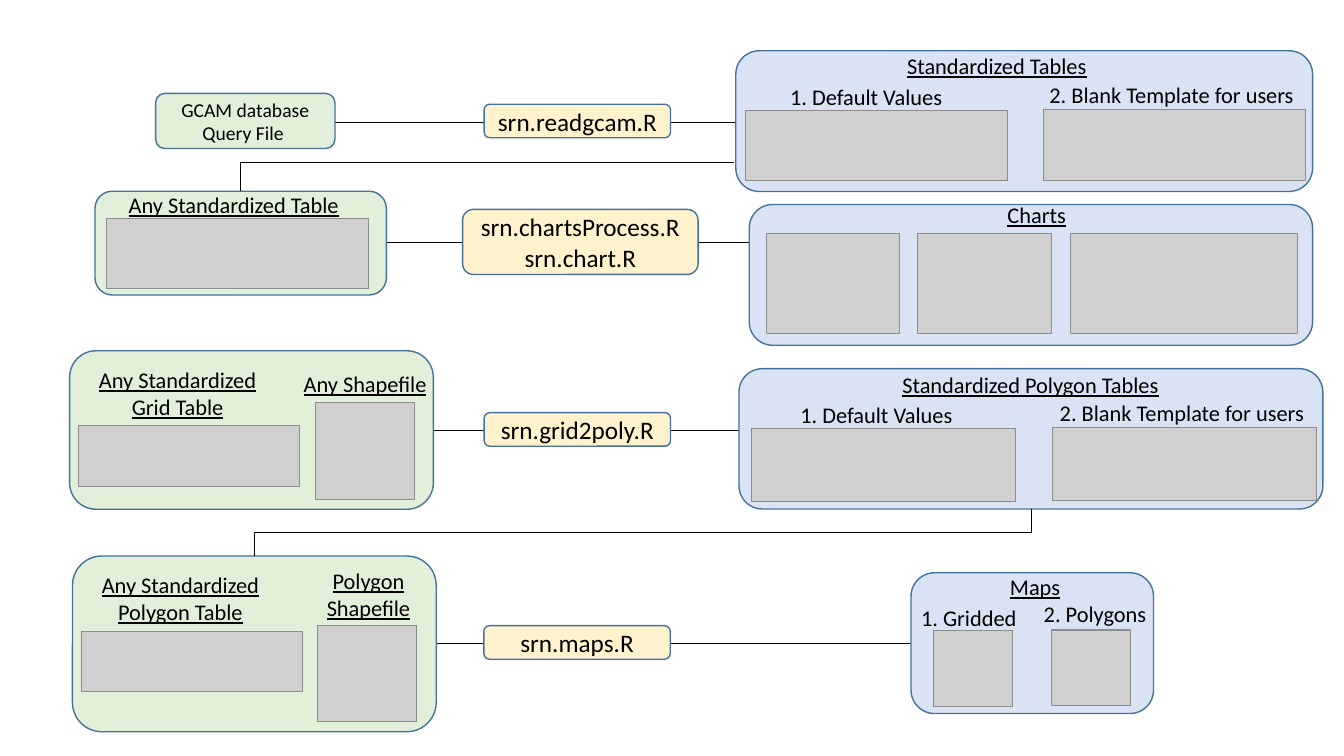
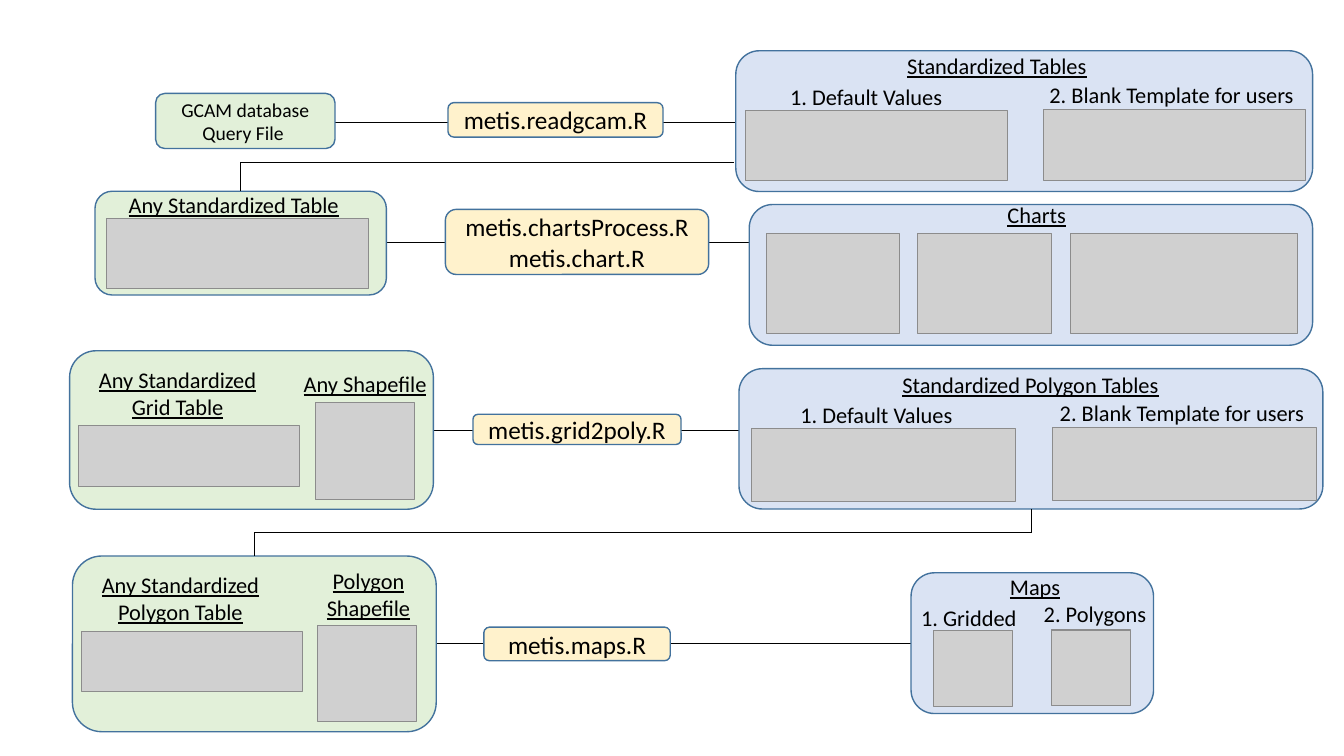
Before and after one commit to JGCRI/metis, a slide deck: slide 3 of READMEfigs/READMEfigs.pptx. Drawn at 1344x756 pixels with LibreOffice and Linux fonts; fonts in the diff are those of the drawing; grey boxes stand for pictures. Boxes give left, top, right and bottom in pixels: in the first picture for what was removed or moved away, otherwise in the second. Text is boxed around its words. In the diff, an @@ line names an element or a change of style, - is before the commit and + after.

Commit message:
Changed all names from SRN to metis.

```diff
--- a/READMEfigs/READMEfigs.pptx
+++ b/READMEfigs/READMEfigs.pptx
@@ rounded rectangle "metis.readgcam.R": place and size @@
-rounded rectangle "metis.readgcam.R" at <box>484,104,670,137</box>
+rounded rectangle "metis.readgcam.R" at <box>448,103,662,137</box>
@@ text in rounded rectangle at <box>464,111,647,134</box>: text changed @@
-srn.readgcam.R
+metis.readgcam.R
@@ rounded rectangle "metis.chartsProcess.R": place and size @@
-rounded rectangle "metis.chartsProcess.R" at <box>463,210,699,275</box>
+rounded rectangle "metis.chartsProcess.R" at <box>446,210,709,275</box>
@@ text in rounded rectangle at <box>465,218,688,268</box>: text changed @@
-srn.chartsProcess.R
-srn.chart.R
+metis.chartsProcess.R
+metis.chart.R
@@ rounded rectangle "metis.grid2poly.R": place and size @@
-rounded rectangle "metis.grid2poly.R" at <box>484,412,670,446</box>
+rounded rectangle "metis.grid2poly.R" at <box>473,414,681,445</box>
@@ text in rounded rectangle at <box>488,421,665,445</box>: text changed @@
-srn.grid2poly.R
+metis.grid2poly.R
@@ text in rounded rectangle at <box>508,636,646,658</box>: text changed @@
-srn.maps.R
+metis.maps.R
```
Also in this commit, not shown: 1 other slide changed, 19 other files.
